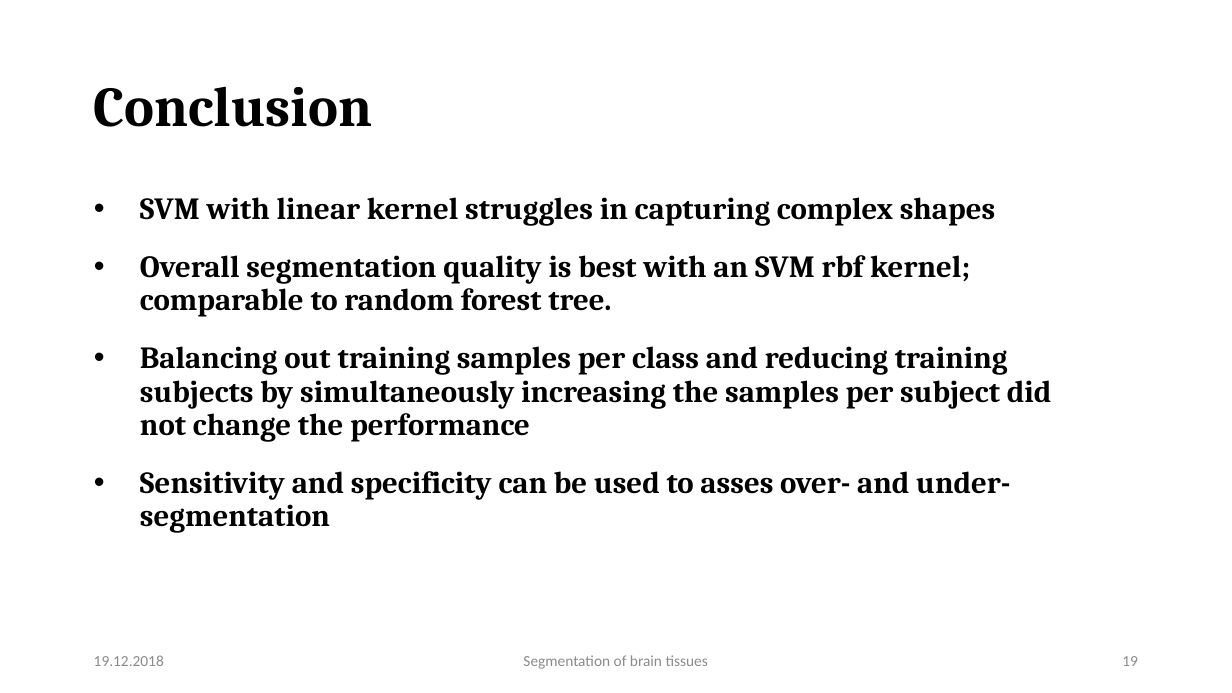
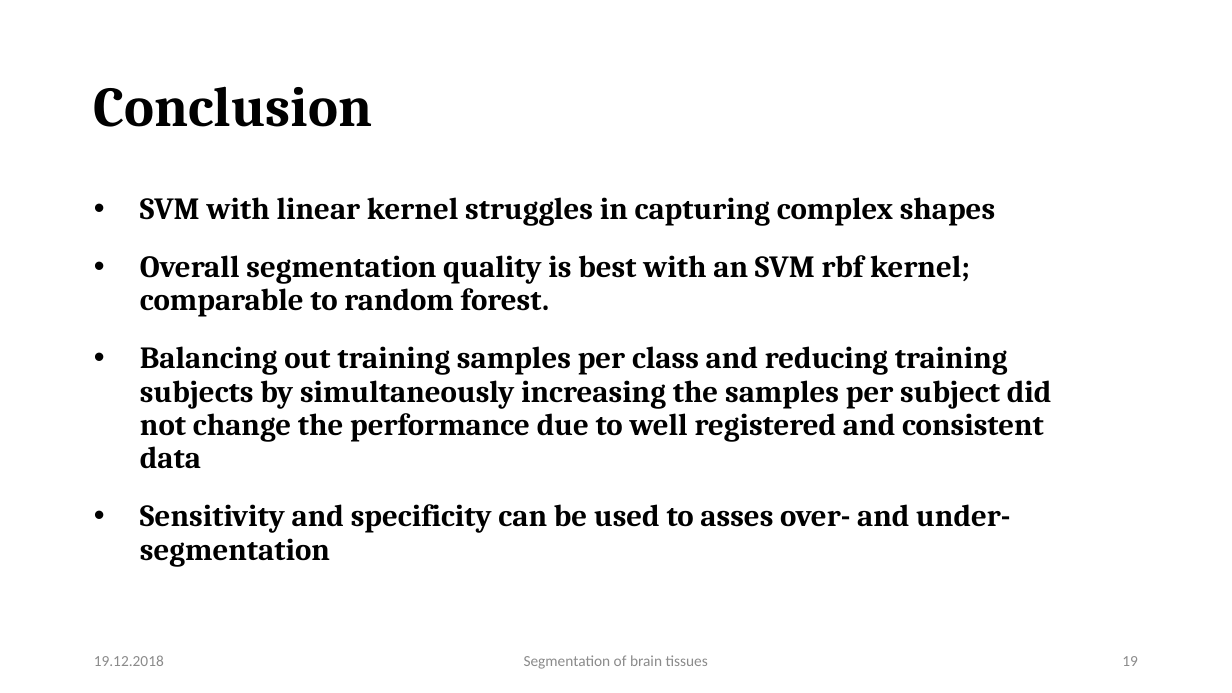
Before and after one commit to mhayoz/MIALab, a slide deck: slide 19 of Final Mialab.pptx. Drawn at 1232x693 pixels with LibreOffice and Linux fonts; fonts in the diff are those of the drawing. Boxes give left, top, right and bottom in pixels: in the first picture for what was removed or moved away, otherwise in the second. Text is boxed around its words. In the diff, an @@ line names an element or a change of style, - is before the commit and + after.

Commit message:
svm rbf slides

```diff
--- a/Final Mialab.pptx
+++ b/Final Mialab.pptx
@@ text at (140,255,1052,469): text changed @@
-• Overall segmentation quality is best with an SVM rbf kernel; comparable to random forest tree.
-• Balancing out training samples per class and reducing training subjects by simultaneously increasing the samples per subject did not change the performance
+• Overall segmentation quality is best with an SVM rbf kernel; comparable to random forest.
+• Balancing out training samples per class and reducing training subjects by simultaneously increasing the samples per subject did not change the performance due to well registered and consistent data
```
Also in this commit, not shown: 1 other slide changed.
